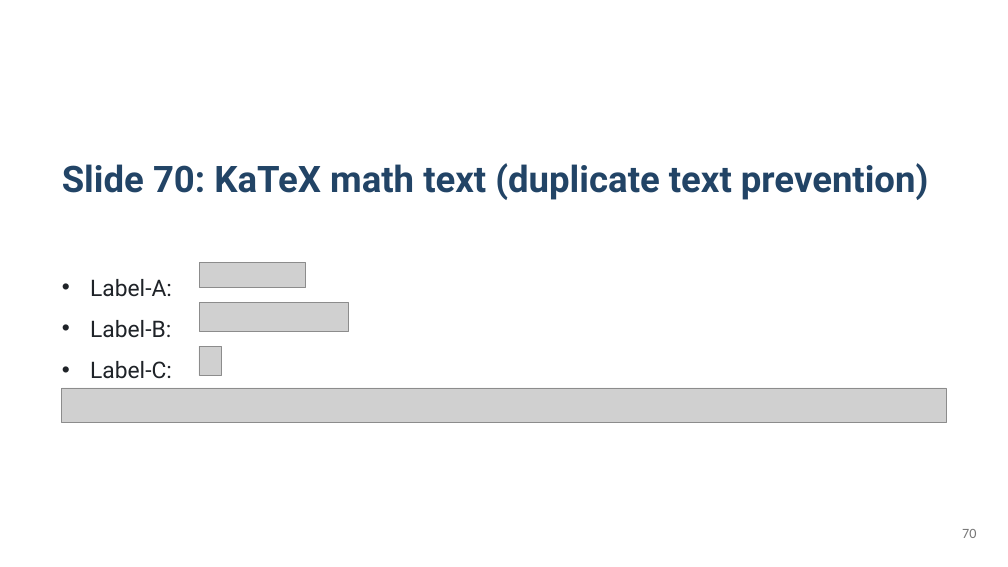
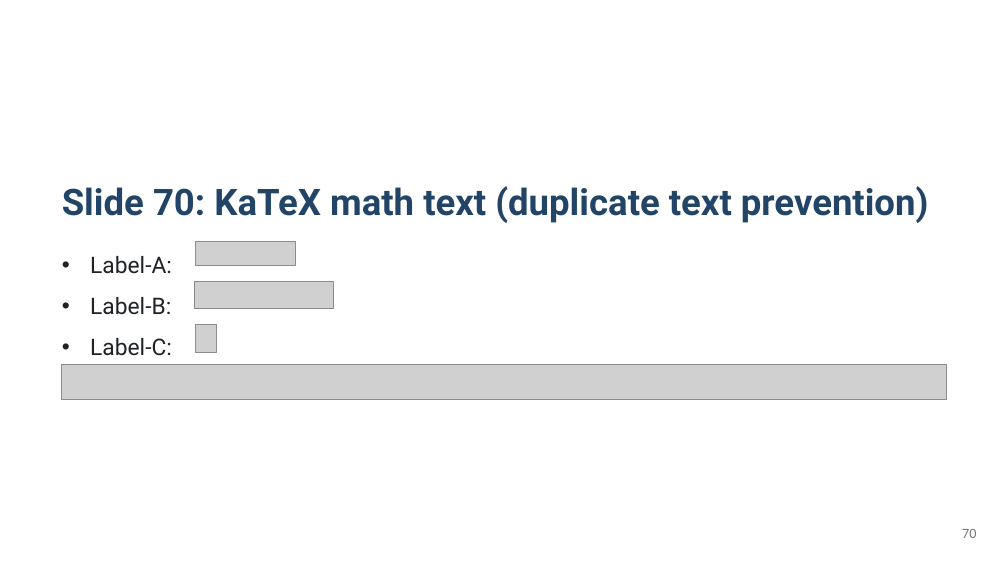
Before and after one commit to KatsuYuzu/marp-to-editable-pptx, a slide deck: slide 70 of output-pptx/test-output.pptx. Drawn at 1008x567 pixels with LibreOffice and Linux fonts; fonts in the diff are those of the drawing; grey boxes stand for pictures. Boxes give left, top, right and bottom in pixels: in the first picture for what was removed or moved away, otherwise in the second. Text is boxed around its words. In the diff, an @@ line names an element or a change of style, - is before the commit and + after.

```diff
--- a/output-pptx/test-output.pptx
+++ b/output-pptx/test-output.pptx
@@ text "Slide 70: KaTeX math text ...": place and size @@
-text "Slide 70: KaTeX math text ..." at (62,163,929,200)
+text "Slide 70: KaTeX math text ..." at (62,186,929,223)
@@ text "Label-A:": place and size @@
-text "Label-A:" at (90,279,172,379)
+text "Label-A:" at (90,256,172,356)
@@ picture added at (196,242,295,265) @@
@@ picture removed at (199,262,306,288) @@
@@ picture added at (194,281,333,308) @@
@@ picture added at (195,325,216,352) @@
@@ picture removed at (200,302,349,331) @@
@@ picture removed at (199,346,222,376) @@
@@ picture: place and size @@
-picture at (62,388,947,422)
+picture at (62,365,947,399)
```
Also in this commit, not shown: 49 other slides changed, 5 slides added, 19 other files.
